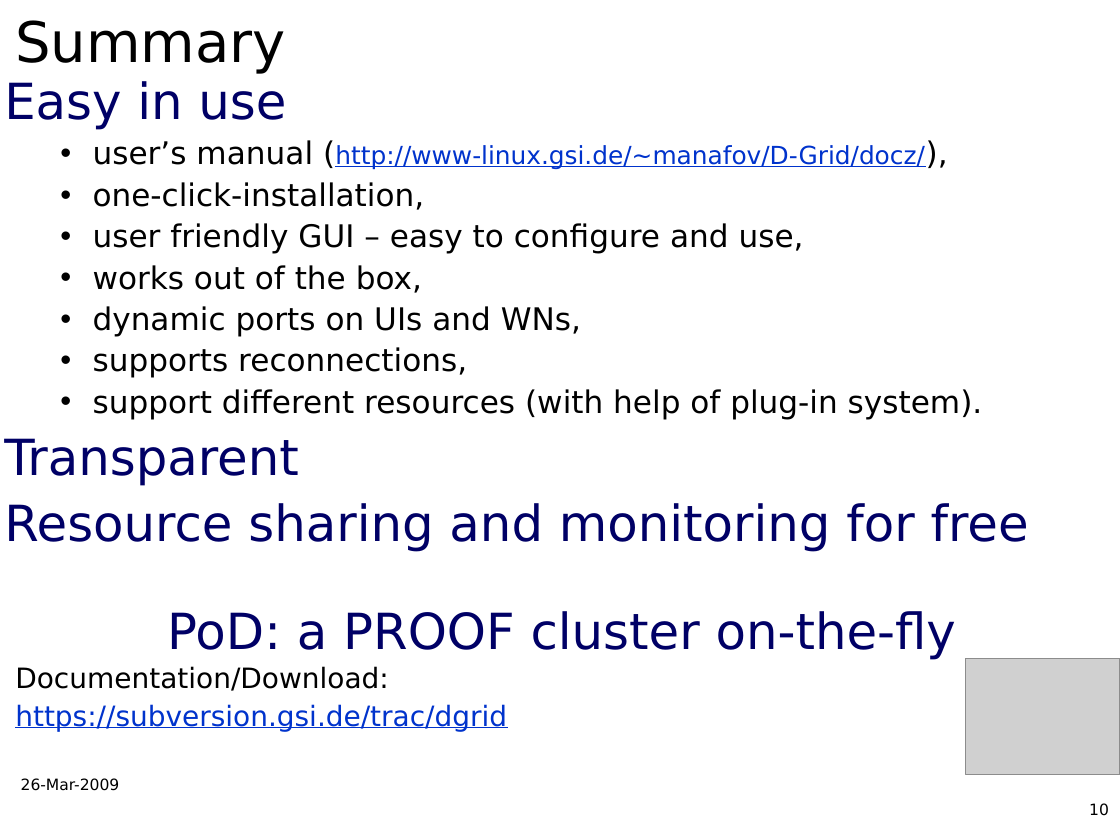
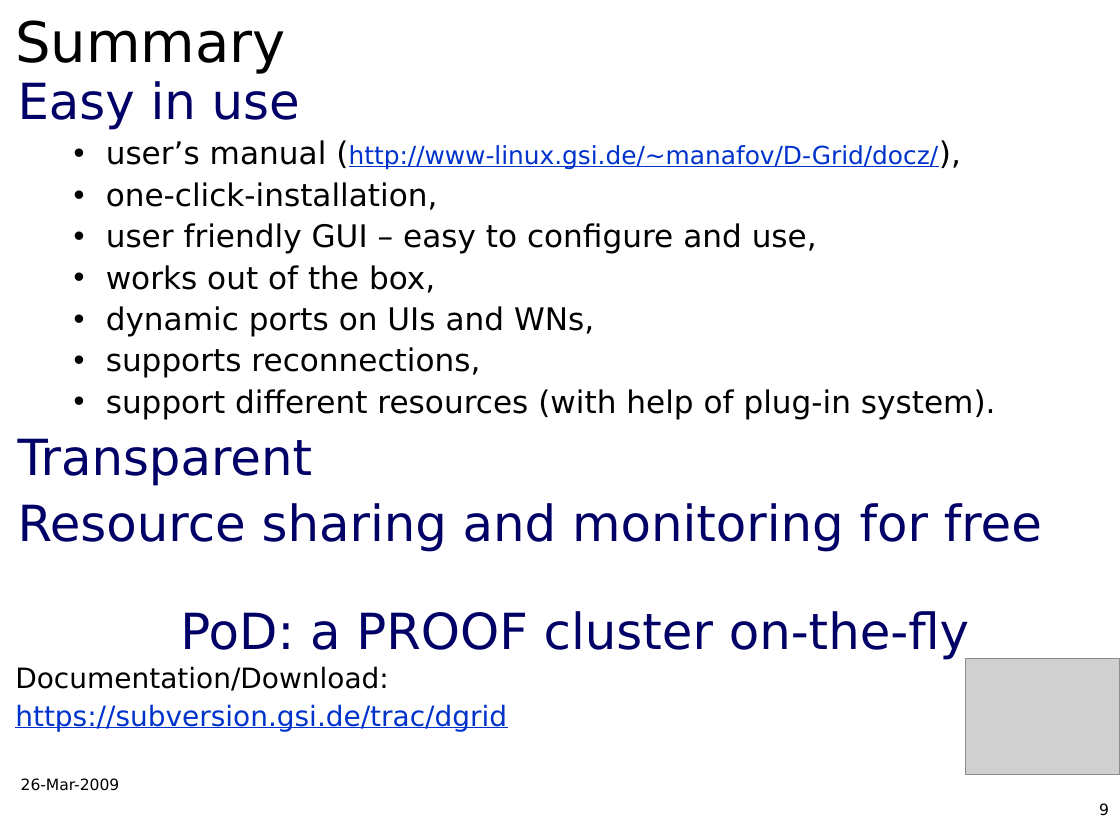
Before and after one commit to AnarManafov/PoDDocumentation, a slide deck: slide 9 of CHEP/CHEP2009/CHEP2009-PoD-AnarManafov.ppt (slide 10 before the commit). Drawn at 1120x840 pixels with LibreOffice and Linux fonts; fonts in the diff are those of the drawing; grey boxes stand for pictures; background and template pictures are left out. Boxes give left, top, right and bottom in pixels: in the first picture for what was removed or moved away, otherwise in the second. Text is boxed around its words. In the diff, an @@ line names an element or a change of style, - is before the commit and + after.

```diff
--- a/CHEP/CHEP2009/CHEP2009-PoD-AnarManafov.ppt
+++ b/CHEP/CHEP2009/CHEP2009-PoD-AnarManafov.ppt
@@ text "Easy in use": place and size @@
-text "Easy in use" at (4, 81, 1029, 660)
+text "Easy in use" at (18, 81, 1042, 660)
@@ page number at (1099, 803, 1109, 816): text changed @@
-10
+9
```
Also in this commit, not shown: 3 other slides changed, 1 slide removed.
